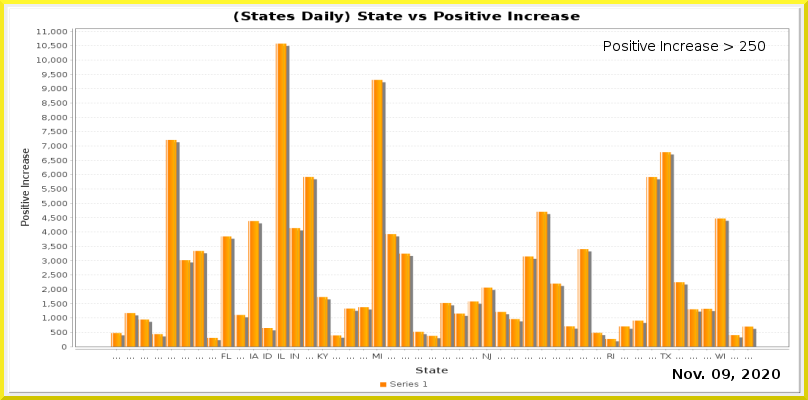
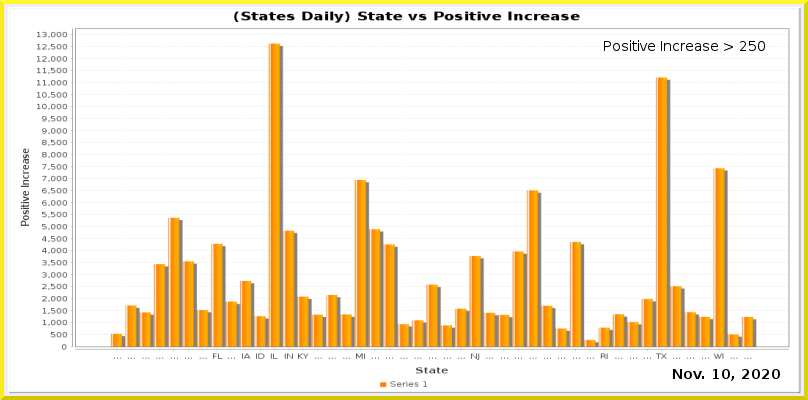
Two versions of the same layered image (w=808, h=400). Layer-by-layer changes:
painted on "Current Date" over [712, 369, 730, 379]
painted on "Date_vs_TestIncrease.png" over [37, 29, 789, 360]
